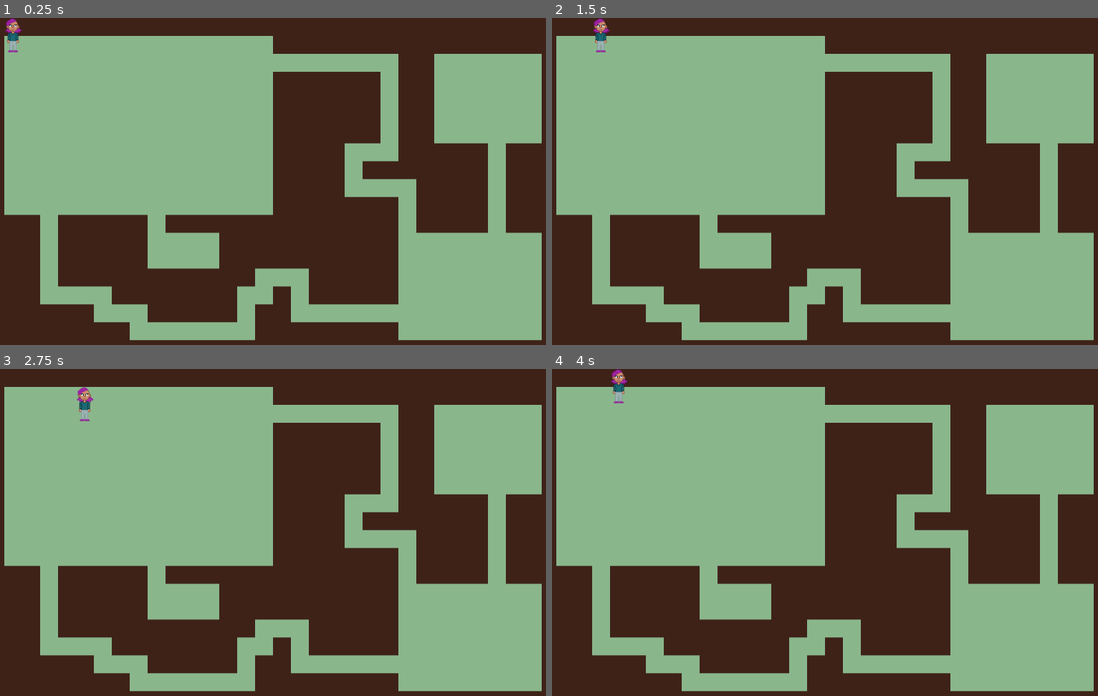
Above: before the commit, frames 1-4 (two rows, left to right).
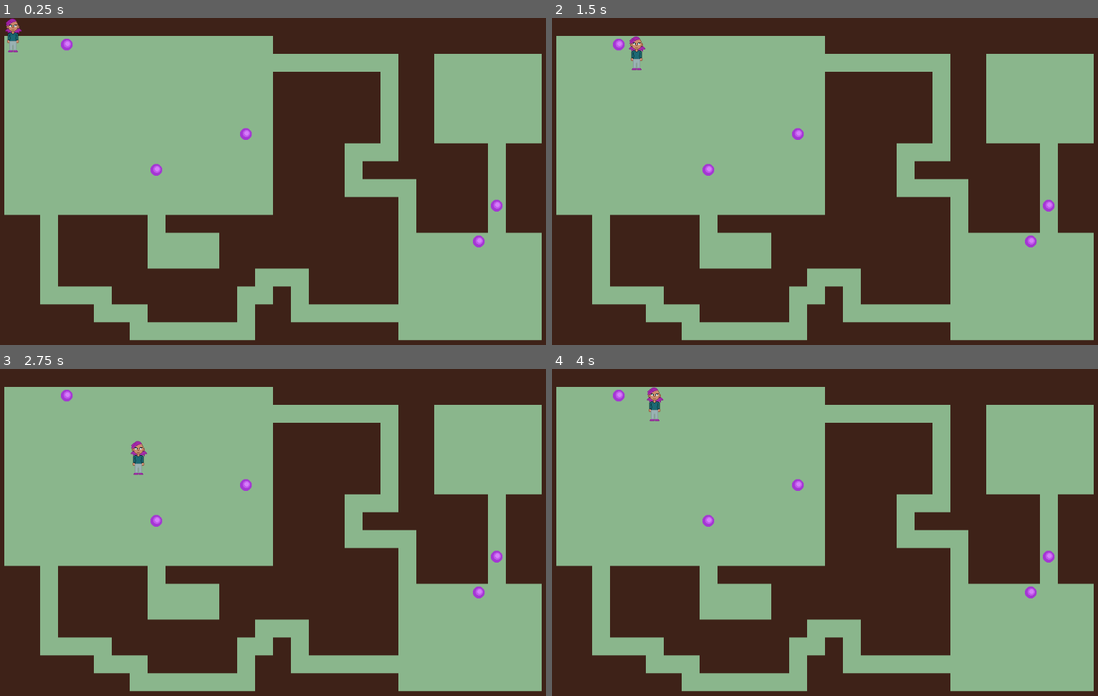
Above: after the commit, the same moments.

Repository: AnaNymus/roguelike
Game: Godot game, scene res://scenes/main.tscn
Two runs of this game, one before a commit and one after it. Both use one fixed random seed, a clock stepped at 60 frames per second and the inputs below.
Inputs:
- Up to frame 1 (0.25 s): no input
- Up to frame 2 (1.5 s): tap Enter at 0.5 s; hold Right (ui_right) 0.53-1.28 s; hold Space (ui_select) 0.53-1.28 s; hold Down (ui_down) from 1.28 s (still down); tap Space (ui_select) at 1.35 s
- Up to frame 3 (2.75 s): tap Space (ui_select) at 1.52, 1.82 s; release Down (ui_down) at 2.03 s; hold Right (ui_right) from 2.03 s (still down); hold Space (ui_select) from 2.03 s (still down)
- Up to frame 4 (4 s): release Right (ui_right) at 2.78 s; release Space (ui_select) at 2.78 s; hold Up (ui_up) 2.78-3.53 s; tap Space (ui_select) at 2.85, 3.02, 3.32 s; hold Left (ui_left) from 3.53 s (still down); hold Space (ui_select) from 3.53 s (still down)

The runs differ from the first frame. In frame 1, 0.3% of the frame differs, in the area x 11-93%, y 6-71%; in frame 2, 0.7%; in frame 3, 0.7%, in the area x 11-93%, y 5-71%; in frame 4, 0.7%.

Commit message:
added basic wall collision, item placement

Diff:
--- /dev/null
+++ b/scenes/item.tscn
@@ -0,0 +1,11 @@
+[gd_scene load_steps=3 format=2]
+
+[ext_resource path="res://sprites/item.png" type="Texture" id=1]
+[ext_resource path="res://scripts/item.gd" type="Script" id=2]
+
+[node name="item" type="Node2D"]
+script = ExtResource( 2 )
+
+[node name="sprite" type="Sprite" parent="."]
+texture = ExtResource( 1 )
+centered = false
--- a/scenes/main.tscn
+++ b/scenes/main.tscn
@@ -1,9 +1,10 @@
-[gd_scene load_steps=6 format=2]
+[gd_scene load_steps=7 format=2]
 
 [ext_resource path="res://sprites/tileset.png" type="Texture" id=1]
 [ext_resource path="res://sprites/roguelike test sprite.png" type="Texture" id=2]
 [ext_resource path="res://scripts/player.gd" type="Script" id=3]
 [ext_resource path="res://scripts/main.gd" type="Script" id=4]
+[ext_resource path="res://scripts/map.gd" type="Script" id=5]
 
 [sub_resource type="TileSet" id=1]
 0/name = "floor"
@@ -31,6 +32,7 @@
 script = ExtResource( 4 )
 
 [node name="map" type="Node2D" parent="."]
+script = ExtResource( 5 )
 
 [node name="TileMap" type="TileMap" parent="map"]
 tile_set = SubResource( 1 )
@@ -40,6 +42,8 @@
 __meta__ = {
 "_edit_lock_": true
 }
+
+[node name="items" type="Node2D" parent="map"]
 
 [node name="player" type="Node2D" parent="."]
 position = Vector2( 32, 32 )
--- /dev/null
+++ b/scripts/item.gd
@@ -0,0 +1,16 @@
+extends Node2D
+
+
+# Declare member variables here. Examples:
+# var a = 2
+# var b = "text"
+
+
+# Called when the node enters the scene tree for the first time.
+func _ready():
+	pass # Replace with function body.
+
+
+# Called every frame. 'delta' is the elapsed time since the previous frame.
+#func _process(delta):
+#	pass
--- a/scripts/main.gd
+++ b/scripts/main.gd
@@ -16,6 +16,7 @@
 const PRESS_DOWN = 2
 const PRESS_RIGHT = 3
 const PRESS_LEFT = 4
+const SELECT = 5
 
 ### VARIABLES ###
 
@@ -30,10 +31,12 @@
 
 # entities
 var player
+var map
 
 # Called when the node enters the scene tree for the first time.
 func _ready():
 	player = self.get_node("player")
+	map = self.get_node("map")
 
 ### UTILITY FUNCTIONS ###
 
@@ -51,7 +54,6 @@
 		## TODO: what is priority order for inputs?
 
 		if Input.is_action_pressed("ui_up"):
-			print("up detected")
 			return PRESS_UP
 		elif Input.is_action_pressed("ui_down"):
 			return PRESS_DOWN
@@ -59,6 +61,8 @@
 			return PRESS_LEFT
 		elif Input.is_action_pressed("ui_right"):
 			return PRESS_RIGHT
+		elif Input.is_action_pressed("ui_select"):
+			return SELECT
 		else:
 			return -1
 	else:
@@ -74,16 +78,28 @@
 	if input > 0:
 
 		## TODO: check mode first
+
+		# move buttons
 		if input == PRESS_UP:
-			##TODO: need to check with map that this is a legal move
-			allInputLocked = true
-			player.move_up()
+			if map.check_pos(player.get_pos() + Vector2(0, -1)):
+				allInputLocked = true
+				player.move_up()
 		elif input == PRESS_DOWN:
-			allInputLocked = true
-			player.move_down()
+			if map.check_pos(player.get_pos() + Vector2(0, 1)):
+				allInputLocked = true
+				player.move_down()
 		elif input == PRESS_LEFT:
-			allInputLocked = true
-			player.move_left()
+			if map.check_pos(player.get_pos() + Vector2(-1, 0)):
+				allInputLocked = true
+				player.move_left()
 		elif input == PRESS_RIGHT:
-			allInputLocked = true
-			player.move_right()
+			if map.check_pos(player.get_pos() + Vector2(1, 0)):
+				allInputLocked = true
+				player.move_right()
+		# interact
+		elif input == SELECT:
+			var item = map.check_for_interactive(player.get_pos())
+
+			if !(item == null):
+				allInputLocked = true
+				player.pickup_item(item)
--- /dev/null
+++ b/scripts/map.gd
@@ -0,0 +1,79 @@
+extends Node2D
+
+
+# the tilemap object
+var tilemap
+var items
+
+# the size of the map (# of tiles in each direction)
+var mapSize
+
+# an array detailing what items are in what cells
+var itemMap
+
+# Called when the node enters the scene tree for the first time.
+func _ready():
+	randomize()
+	tilemap = self.get_node("TileMap")
+	items = self.get_node("items")
+
+	# TODO: later, once we sort out map generation, we will
+	# set this based on generated map size
+	mapSize = Vector2(31, 18)
+
+	itemMap = create_2d_array(mapSize)
+	# set items in place
+	gen_items(5)
+
+## UTILITY FUNCTIONs ##
+
+# builds an empty 2D array
+# used for keeping track of item locations and whatnot
+func create_2d_array(size):
+	var a = []
+
+	for x in range(size.x):
+		a.append([])
+		a[x].resize(size.y)
+
+	return a
+
+
+# returns TRUE if space can be moved into
+# returns FALSE if space is wall
+# TODO: also return false if space is occupied by another entity
+func check_pos(pos):
+	var t = tilemap.get_cellv(pos)
+	if t == 0:
+		return true
+	elif t == 1:
+		return false
+	else:
+		return false
+
+# checks item map for interactive elements (items, etc.)
+func check_for_interactive(pos):
+	# TODO: there will be multiple classes of interactive item later
+	# but for now, only items
+	return itemMap[pos.x][pos.y]
+
+
+# randomly places NUM items on accessible areas of the floor
+# TODO: later, this should take a dictionary of item IDs and
+# the number of each that should be placed
+# for now, it will just place the generic item "item"
+func gen_items(num):
+	var countdown = num
+	var i = preload("res://scenes/item.tscn")
+
+	while countdown > 0:
+		var vec = Vector2(randi()%int(mapSize.x), randi()%int(mapSize.y))
+
+		if check_pos(vec):
+			#TODO check that map elements don't overlap
+
+			var item = i.instance()
+			items.add_child(item)
+			item.position = tilemap.map_to_world(vec)
+			itemMap[vec.x][vec.y] = item
+			countdown -= 1
--- a/scripts/player.gd
+++ b/scripts/player.gd
@@ -11,12 +11,19 @@
 # timers
 # TODO: may not be best here
 var animationTimer = 0
-var animationTimerMax = 0.5
+var animationTimerMax = 0.2
+
+# TODO: more advanced later
+var bag = []
 
 # Called when the node enters the scene tree for the first time.
 func _ready():
 
 	main = self.get_parent()
+
+## UTILITY FUNCTIONS
+func get_pos():
+	return pos
 
 ## MOVEMENT FUNCTIONS
 
@@ -24,27 +31,35 @@
 	animationTimer = animationTimerMax
 	pos.y = pos.y - 1
 	position = main.map2screen(pos)
-	print(pos)
+	#print(pos)
 
 
 func move_down():
 	animationTimer = animationTimerMax
 	pos.y = pos.y + 1
 	position = main.map2screen(pos)
-	print(pos)
+	#print(pos)
 
 func move_left():
 	animationTimer = animationTimerMax
 	pos.x = pos.x - 1
 	position = main.map2screen(pos)
-	print(pos)
+	#print(pos)
 
 func move_right():
 	animationTimer = animationTimerMax
 	pos.x = pos.x + 1
 	position = main.map2screen(pos)
-	print(pos)
+	#print(pos)
 
+## INTERACT FUNCTIONS
+
+func pickup_item(item):
+	animationTimer = animationTimerMax
+	# put item in bag
+	bag.append(item)
+	# remove item from world map
+	item.get_parent().remove_child(item)
 
 
 # Called every frame. 'delta' is the elapsed time since the previous frame.
Binary file added: sprites/item.png
Not shown, added: sprites/item.png.import
